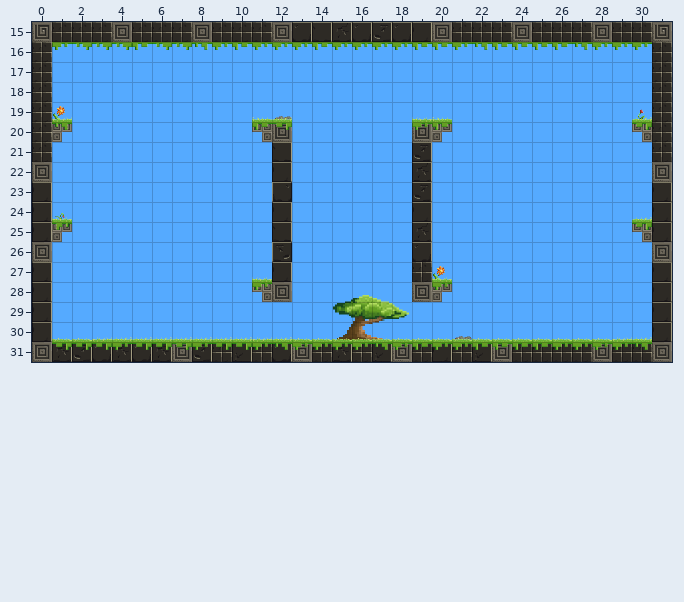
Tiled map -- core/assets/tournament_levels/level_jungle02.tmx. Above, as it was before the edit.
Cells are 32x32 px. Shown: x 0..31, y 15..31.
Now the later version:
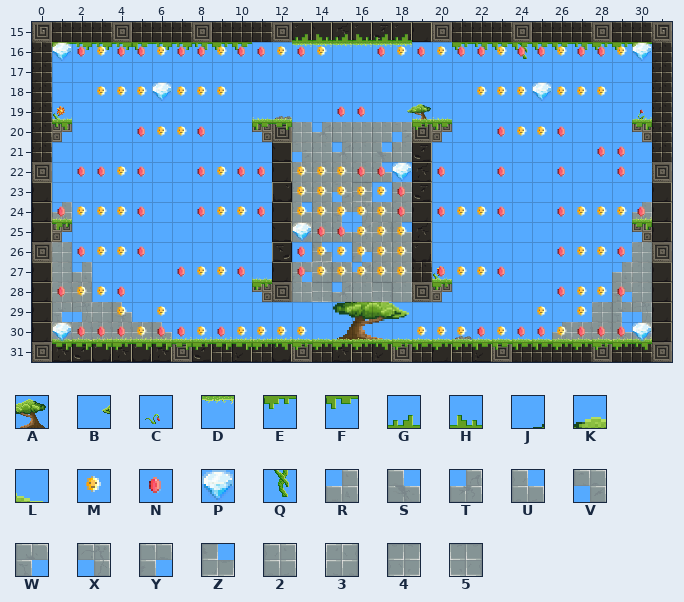
Key: from "jungle_tiles": A 1 flipped left-right, B 2 flipped left-right, C 11, D 42 flipped up-down, E 56, F 57, G 58 flipped up-down, H 58 turned 180, J 68, K 69, L 70, M 72 "coin", N 74 "ruby", P 75 "diamond", Q 76, R 88, S 89, T 90, U 91, V 104, W 105, X 106, Y 107, Z 107 flipped up-down, 2 108, 3 108 flipped left-right, 4 108 flipped up-down, 5 108 turned 180.
_ is an empty cell.
Tiles replaced or removed in this view: C, E, F, J, K, L.
Tiles of an added or newly shown layer are drawn over the layers below it.
What changed:
Changed rows in their new state; . is an unchanged cell.
Layer "background":
first column x 1:
16 ............DDDDDD.....Q......
19 .................BA...........
20 ............2T222V............
21 ............V2T2S2............
22 ............2222U.............
23 ............22V4.2............
24 R...........U2WX22...........R
25 ............22UT3U............
26 3............Z.Y22...........3
27 3R..........Y32T22..........R3
28 33..........25T252..........W3
29 WX3S.......................3WX
30 33333S...................R33ST
Layer "foreground":
first column x 11:
15 ..GHGHGG..
16 __________
Layer "collectable_2" (now shown):
first column x 1:
16 PNMNNMNNMNNMNM..NMNMNNMNNMNNMP
18 ..MMMPMMM............MMMPMMM..
19 ..............NN..............
20 ....NMMN..............NMMN....
21 ...........................NN.
22 .NNMN..NMNN.MMMNNP.N..N..N..N.
23 ............MMMMMN............
24 NMMMN..NMMN.MMMMMN.NMMN..NMMMN
25 ............PNNMMM............
26 .NMMN.......NMMMMM.......NMMN.
27 ......NMMN..NMMMMM.NMMN.......
28 NMMN.....................NMMN.
29 ...M.M..................M.M...
30 PNNNMNNMNMMMM.....MMMNMNNMNNNP
Boxes around the changes in both pictures, in picture pixels (x1, y1, x2, y2):
changed: (52, 34, 652, 61)
added: (97, 82, 227, 101)
added: (477, 82, 607, 101)
changed: (52, 104, 652, 342)
